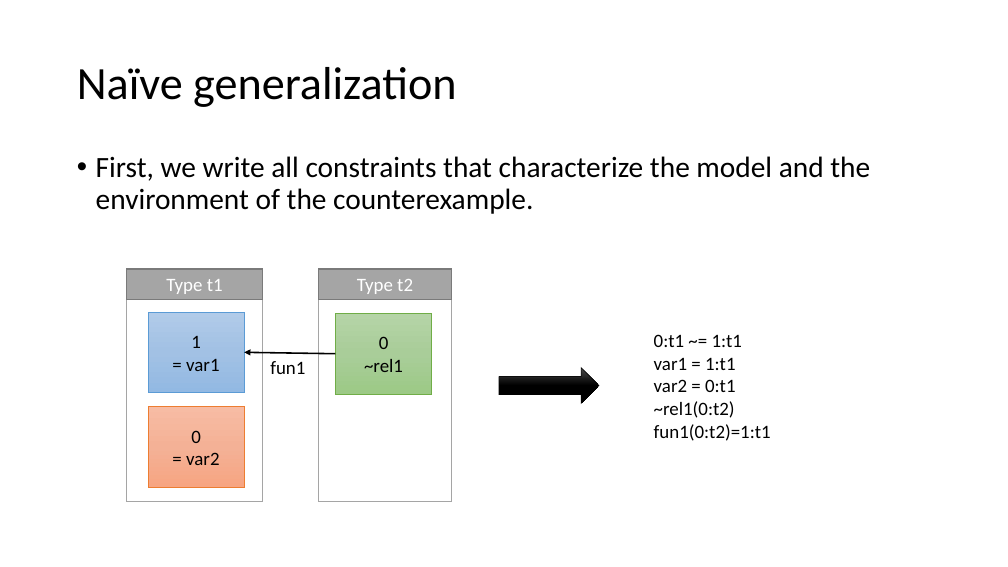
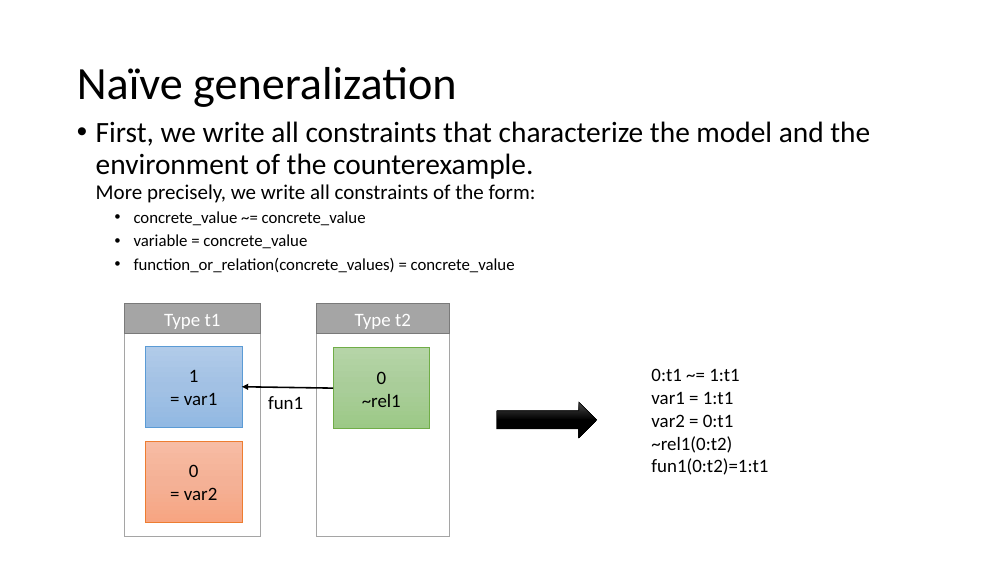
Before and after one commit to tjhance/ivy-research, a slide deck: slide 6 of invariant_synthesis/Invariant Synthesis.pptx. Drawn at 1008x567 pixels with LibreOffice and Linux fonts; fonts in the diff are those of the drawing. Boxes give left, top, right and bottom in pixels: in the first picture for what was removed or moved away, otherwise in the second. Text is boxed around its words. In the diff, an @@ line names an element or a change of style, - is before the commit and + after.

```diff
--- a/invariant_synthesis/Invariant Synthesis.pptx
+++ b/invariant_synthesis/Invariant Synthesis.pptx
@@ text at (96, 121, 870, 273): text changed; size 28 to 16 pt @@
-• First, we write all constraints that characterize the model and the environment of the counterexample.
+• First, we write all constraints that characterize the model and the environment of the counterexample.
+  More precisely, we write all constraints of the form:
+  • concrete_value ~= concrete_value
+  • variable = concrete_value
+  • function_or_relation(concrete_values) = concrete_value
@@ rectangle "0": place and size @@
-rectangle "0" at (336, 313, 432, 394)
+rectangle "0" at (333, 348, 430, 429)
@@ text "0:t1 ~= 1:t1": place and size @@
-text "0:t1 ~= 1:t1" at (654, 334, 771, 441)
+text "0:t1 ~= 1:t1" at (651, 368, 768, 475)
@@ 6 rectangles, 1 text, 1 right arrow, 1 arrow: place and size @@
-6 rectangles, 1 text, 1 right arrow, 1 arrow at (126, 269, 599, 502)
+6 rectangles, 1 text, 1 right arrow, 1 arrow at (124, 303, 597, 536)
```
Also in this commit, not shown: 10 other slides changed, 13 slides added, 1 slide removed, 1 other file.
